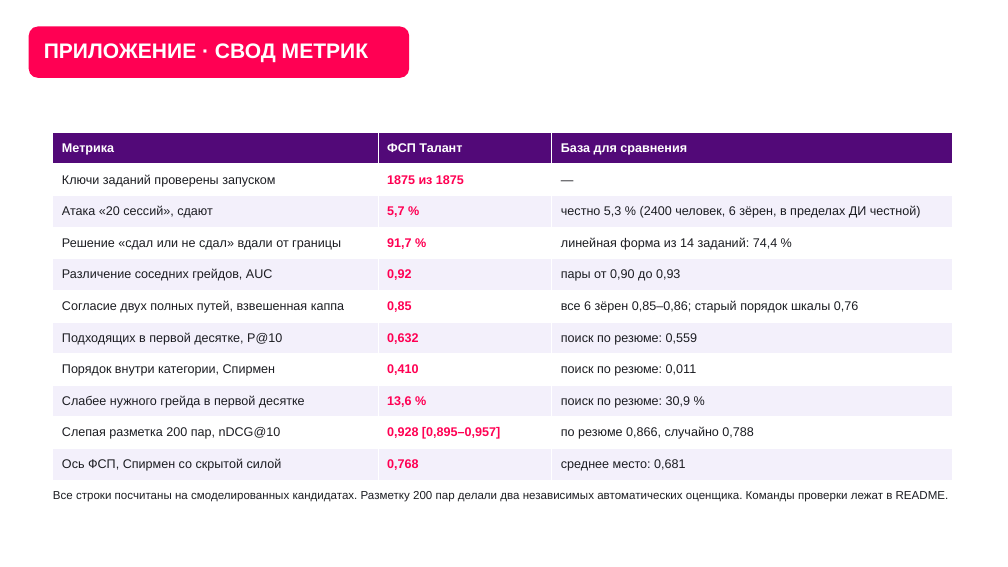
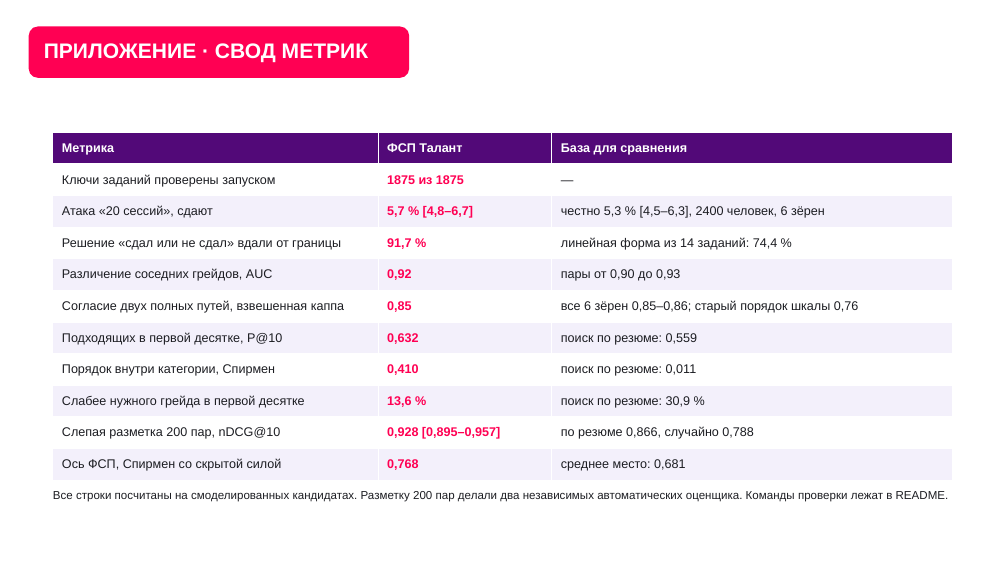
Before and after one commit to KonkovDV/fsp-talent, a slide deck: slide 31 of submission/03-presentation/FSP_Talent_presentation.pptx. Drawn at 1008x567 pixels with LibreOffice and Linux fonts; fonts in the diff are those of the drawing; background and template pictures are left out. Boxes give left, top, right and bottom in pixels: in the first picture for what was removed or moved away, otherwise in the second. Text is boxed around its words. In the diff, an @@ line names an element or a change of style, - is before the commit and + after.

```diff
--- a/submission/03-presentation/FSP_Talent_presentation.pptx
+++ b/submission/03-presentation/FSP_Talent_presentation.pptx
@@ table at (53, 132, 953, 480) @@
-row 3, column 2: 5,7 %
+row 3, column 2: 5,7 % [4,8–6,7]
-row 3, column 3: честно 5,3 % (2400 человек, 6 зёрен, в пределах ДИ честной)
+row 3, column 3: честно 5,3 % [4,5–6,3], 2400 человек, 6 зёрен
```
Also in this commit, not shown: 2 other slides changed, 1 other file.
